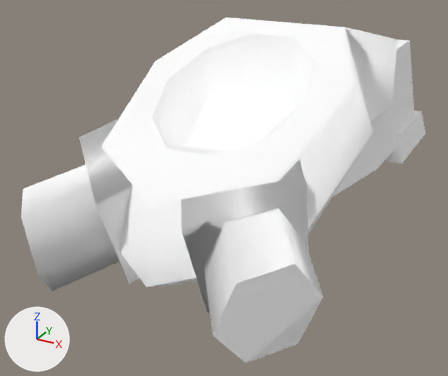
One commit to the OBJ model Assets/Art/Nova1492/GXConverted/Models/UnitParts/ArmWeapons/datan_common_arm28_ozs_ea482b30.obj: the scene before it, then after it.
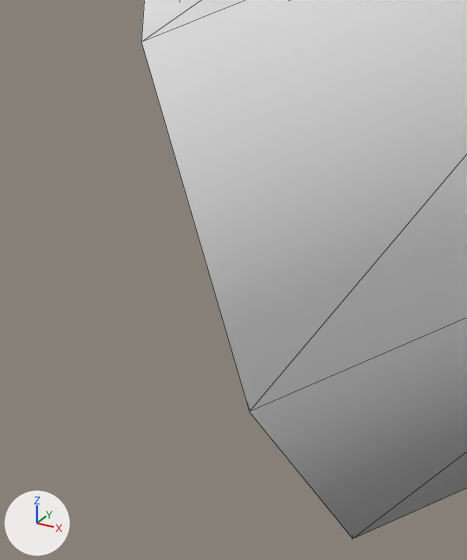
The first picture shows the older version from a 50 mm lens placed at (0.429, -1.171, 0.493), pointed at (-0.073, -0.257, 0.036). The close-ups show the older and then the newer version on the part from 0% to 16% of the width and 56% to 78% of the height of that picture. Only the edits that show in the close-ups are written down. Every picture has the same lights, and +X, +Y and +Z are marked at lower left. The close-ups show mesh edges as thin lines. Where no turn or scale is listed for an object, it has been applied to the vertices.

Before the edit, the objects in view are built like this:
```python
me_datan_common_arm28_ozs_ea482b30 = bpy.data.meshes.new('datan_common_arm28_ozs_ea482b30')
me_datan_common_arm28_ozs_ea482b30.from_pydata(...)  # 99 vertices, 154 faces; spans x -0.235..0.229, y -0.663..0.347, z -0.012..0.329
me_datan_common_arm28_ozs_ea482b30.materials.append(mat_datan_common_arm28_ozs_ea482b30)  # its picture is missing
ob_datan_common_arm28_ozs_ea482b30 = bpy.data.objects.new('datan_common_arm28_ozs_ea482b30', me_datan_common_arm28_ozs_ea482b30)
ob_datan_common_arm28_ozs_ea482b30.location = (0.0, 0.0, 0.0)
```
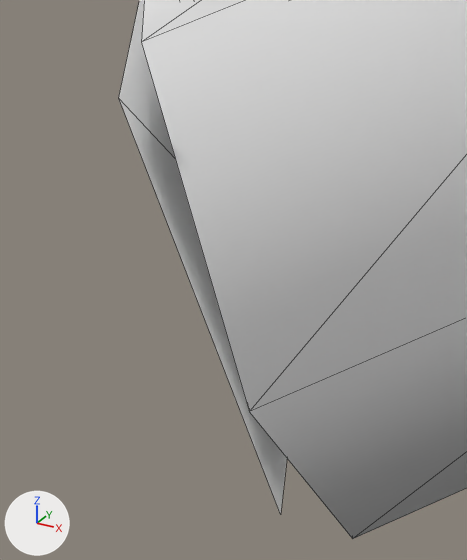
What differs and where, as boxes (x1, y1, x2, y2) in the close-ups (467 x 560 px):
'datan_common_arm28_ozs_ea482b30_mesh02', added
    after: (119, 0, 287, 515)

Diff of the bpy script that builds the scene:
```diff
--- a/Assets/Art/Nova1492/GXConverted/Models/UnitParts/ArmWeapons/datan_common_arm28_ozs_ea482b30.obj.py
+++ b/Assets/Art/Nova1492/GXConverted/Models/UnitParts/ArmWeapons/datan_common_arm28_ozs_ea482b30.obj.py
@@ me_datan_common_arm28_ozs_ea482b30_mesh02 @@
+me_datan_common_arm28_ozs_ea482b30_mesh02.from_pydata([(-0.2117, -0.5735, 0.0156), (-0.1517, -0.6437, 0.0156), (-0.1631, -0.6596, 0.1174), (-0.2231, -0.5894, 0.1174)], [], [(0, 1, 2), (2, 3, 0)])
+me_datan_common_arm28_ozs_ea482b30_mesh02.materials.append(mat_datan_common_arm28_ozs_ea482b30)  # its picture is missing
@@ ob_datan_common_arm28_ozs_ea482b30_mesh02 @@
+ob_datan_common_arm28_ozs_ea482b30_mesh02 = bpy.data.objects.new('datan_common_arm28_ozs_ea482b30_mesh02', me_datan_common_arm28_ozs_ea482b30_mesh02)
+ob_datan_common_arm28_ozs_ea482b30_mesh02.location = (0.0, 0.0, 0.0)
```
